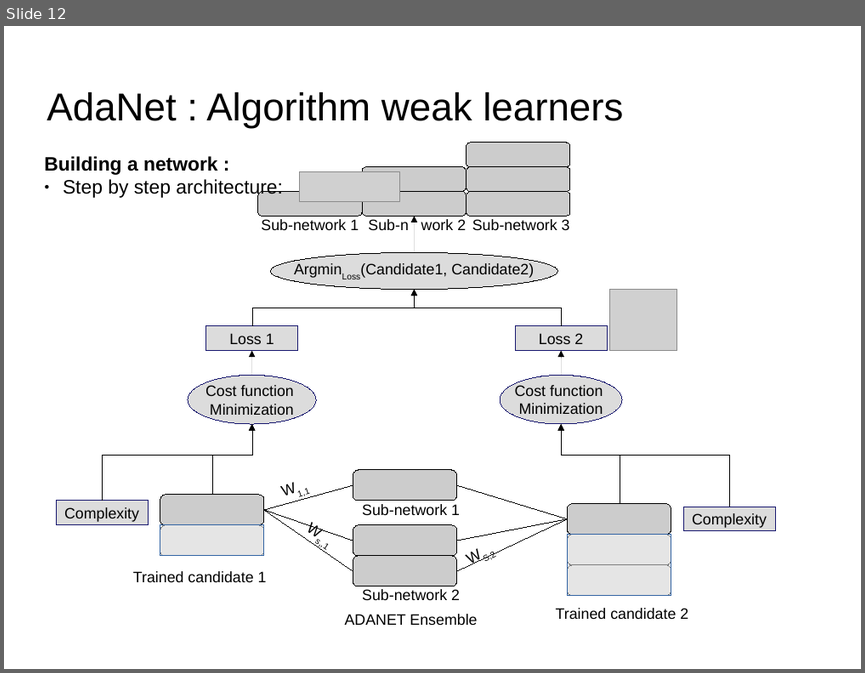
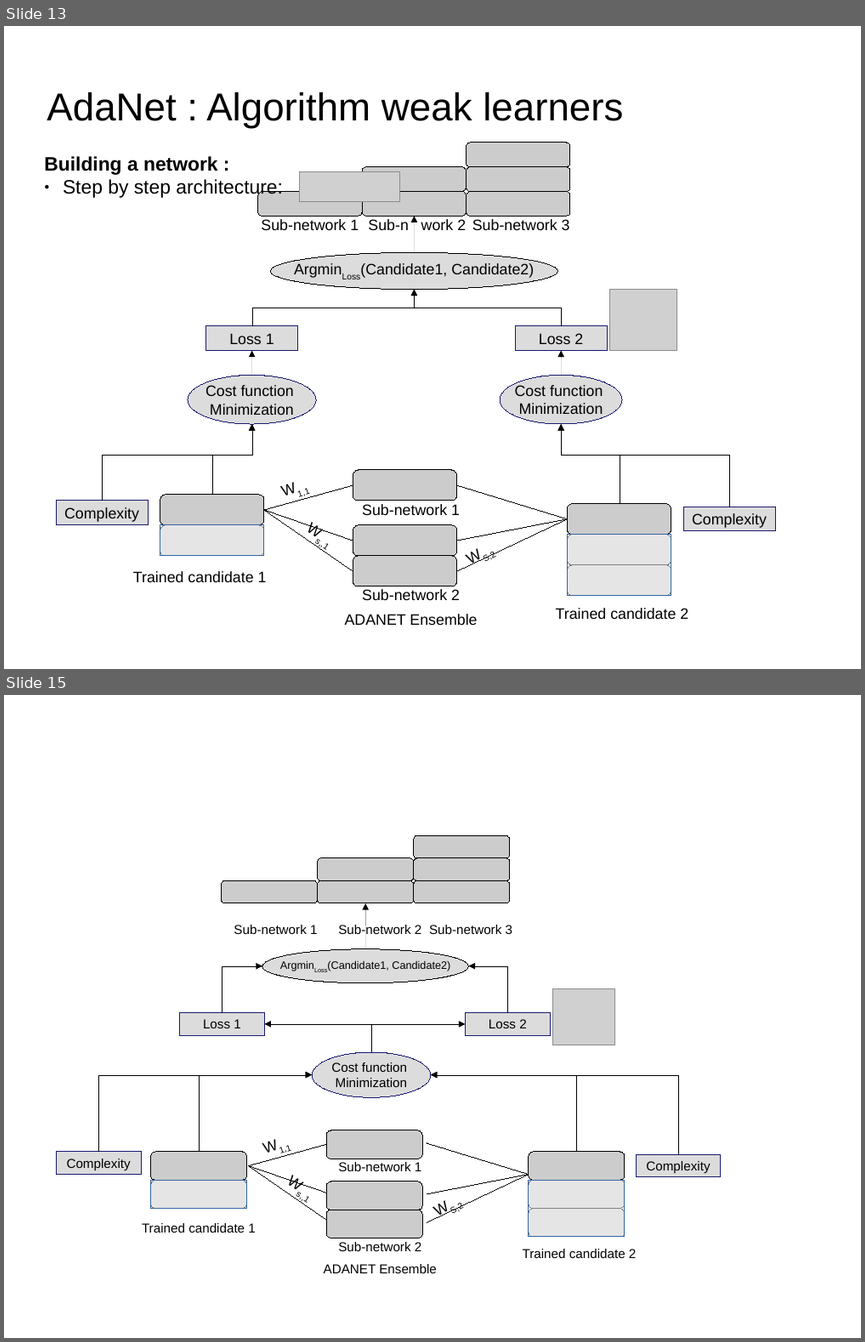
Before and after one commit to dataforcast/OC_Datascientist, a slide deck: P8/report/Openclassrooms_ParcoursDatascientist_P8-V1.odp. Shown one above the other, each under a label of ours: slide 12 before the commit, slides 13 and 15 after it; the slides between them are not shown. The pictures are 865x673 and 865x1342 pixels, drawn with LibreOffice and Linux fonts; fonts in the diff are those of the drawing; grey boxes stand for pictures; background and template pictures are left out. Boxes give left, top, right and bottom in pixels: in the first picture for what was removed or moved away, otherwise in the second. Text is boxed around its words. In the diff, an @@ line names an element or a change of style, - is before the commit and + after.

Commit message:
Adanet : rework package for cloud MLE

```diff
--- a/P8/report/Openclassrooms_ParcoursDatascientist_P8-V1.odp
+++ b/P8/report/Openclassrooms_ParcoursDatascientist_P8-V1.odp
@@ slide 15 added at bbox=[4, 695, 861, 1338], background picture (left out) @@
@@ group added at bbox=[56, 836, 721, 1273]: 14 rounded rectangles, 11 texts, 8 elbow arrows, 6 lines, 6 rectangles, 2 ellipses, 1 picture, 1 arrow @@
+WS,2
+Trained candidate 2
+Complexity
+Loss 2
+Trained candidate 1
+Complexity
+Cost function
+Minimization
+Loss 1
+W1,1
+Ws,,1
+ArgminLoss(Candidate1, Candidate2)
+Sub-network 1
+Sub-network 2
+Sub-network 3
+ADANET Ensemble
+Sub-network 2
+Sub-network 1
@@ what was slide 12 is now slide 13 @@
```
Also in this commit, not shown: 12 slides changed, 6 other slides added, 4 slides removed, 7 other files.
